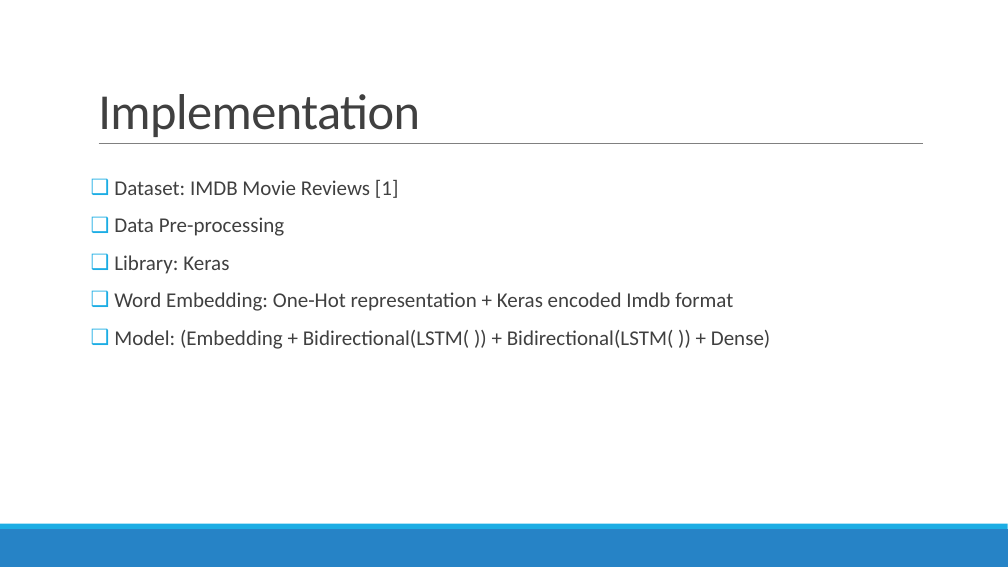
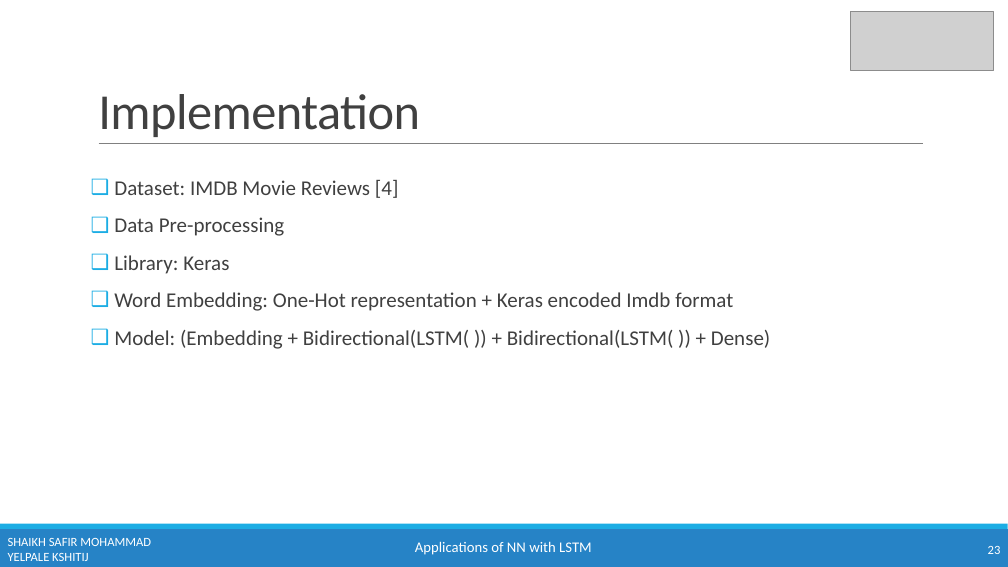
Before and after one commit to kshitijyelpale/LFD-Application-of-NN-in-LSTM, a slide deck: slide 23 of Documentation/LSTM Presentation.pptx. Drawn at 1008x567 pixels with LibreOffice and Linux fonts; fonts in the diff are those of the drawing; grey boxes stand for pictures. Boxes give left, top, right and bottom in pixels: in the first picture for what was removed or moved away, otherwise in the second. Text is boxed around its words. In the diff, an @@ line names an element or a change of style, - is before the commit and + after.

```diff
--- a/Documentation/LSTM Presentation.pptx
+++ b/Documentation/LSTM Presentation.pptx
@@ picture added at (x1=851, y1=11, x2=994, y2=70) @@
@@ text at (x1=114, y1=180, x2=399, y2=198): text changed @@
-❑ Dataset: IMDB Movie Reviews [1]
+❑ Dataset: IMDB Movie Reviews [4]
@@ text added at (x1=8, y1=538, x2=151, y2=561), 12 pt, text #FFFFFF @@
+SHAIKH SAFIR MOHAMMAD
+YELPALE KSHITIJ
@@ text added at (x1=415, y1=541, x2=592, y2=555), 14 pt, text #FFFFFF @@
+Applications of NN with LSTM
@@ page number added at (x1=988, y1=546, x2=1001, y2=554), 12 pt, text #FFFFFF @@
+23
```
Also in this commit, not shown: 24 other slides changed, 6 slides added, 6 slides removed.
